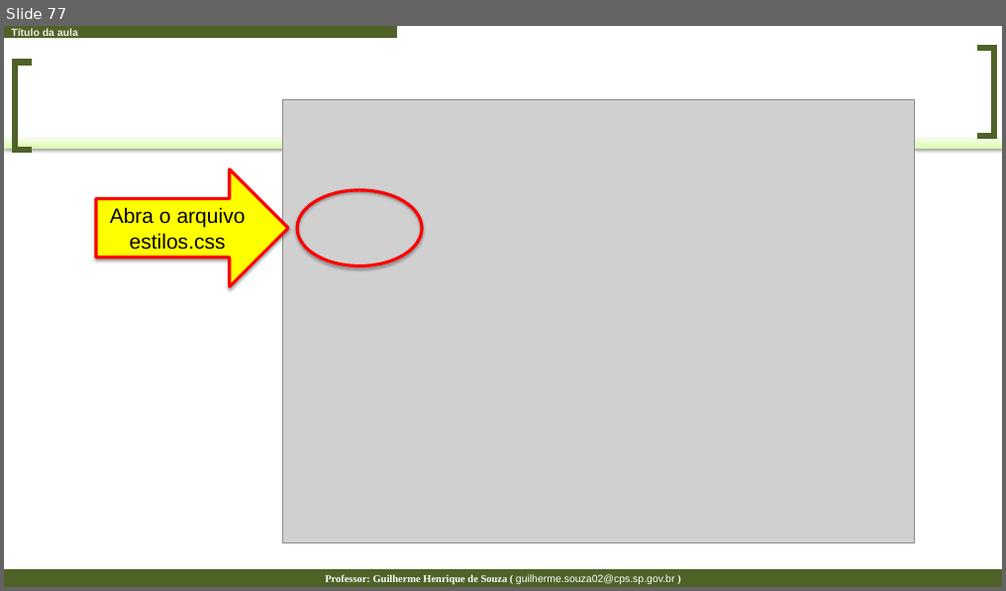
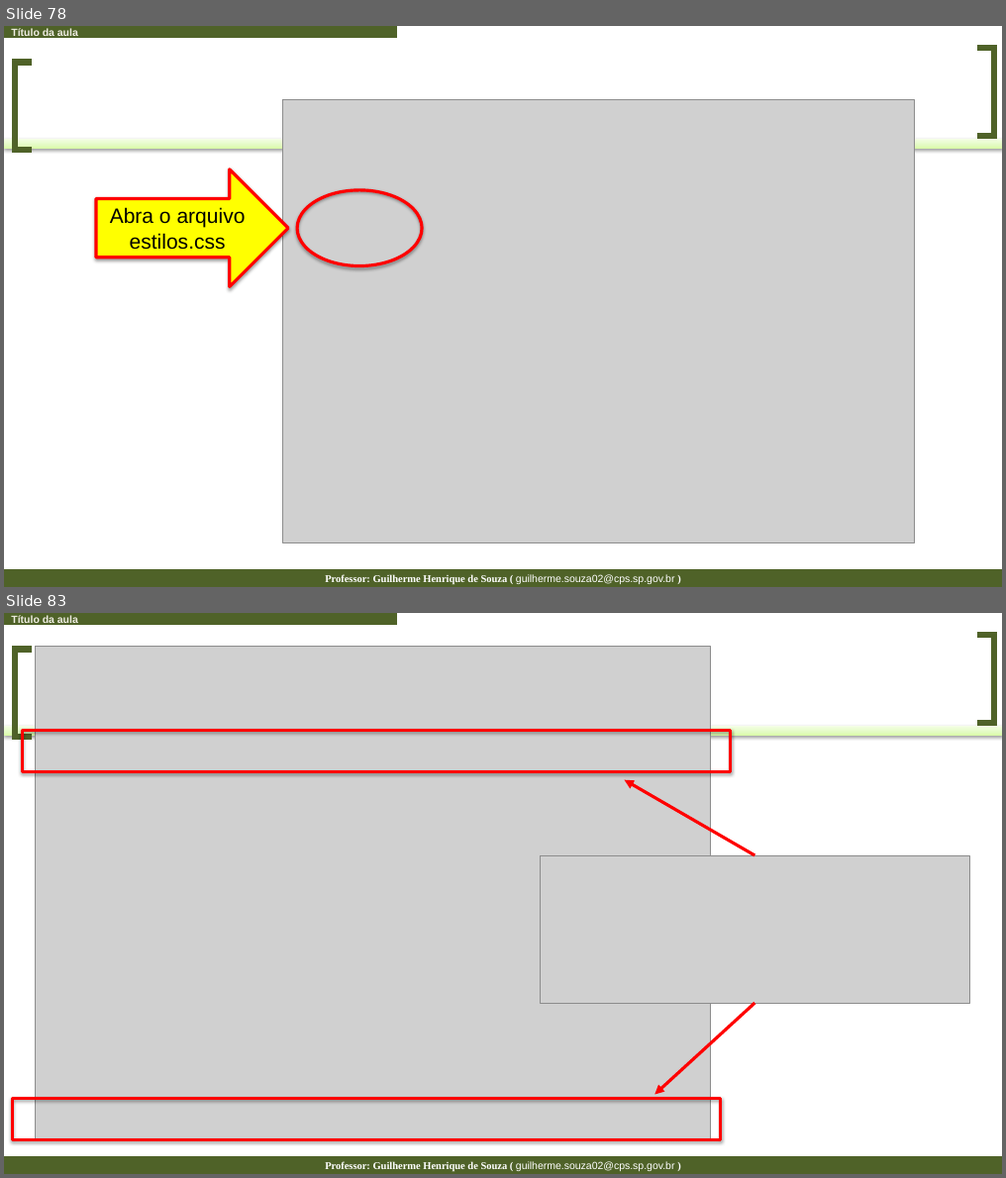
Before and after one commit to guilhermehsouza/AulaCSS, a slide deck: Aula 02 - Passo a Passo.pptx. Shown one above the other, each under a label of ours: slide 77 before the commit, slides 78 and 83 after it; the slides between them are not shown. The pictures are 1006x591 and 1006x1178 pixels, drawn with LibreOffice and Linux fonts; fonts in the diff are those of the drawing; grey boxes stand for pictures. Boxes give left, top, right and bottom in pixels: in the first picture for what was removed or moved away, otherwise in the second. Text is boxed around its words. In the diff, an @@ line names an element or a change of style, - is before the commit and + after.

```diff
--- a/Aula 02 - Passo a Passo.pptx
+++ b/Aula 02 - Passo a Passo.pptx
@@ slide 83 added at (4, 613, 1002, 1174), background #FFFFFF; not listed: 5 template elements that a slide beside it also shows @@
@@ picture added at (36, 647, 710, 1141) @@
@@ rectangle added at (22, 730, 731, 771), outline #FF0000 3 pt @@
@@ arrow added from (754, 856) to (625, 780), #FF0000 3 pt @@
@@ picture added at (540, 856, 969, 1003) @@
@@ arrow added from (754, 1003) to (654, 1095), #FF0000 3 pt @@
@@ rectangle added at (12, 1099, 721, 1141), outline #FF0000 3 pt @@
@@ what was slide 77 is now slide 78 @@
```
Also in this commit, not shown: 4 slides changed, 13 other slides added, 6 slides removed, 2 other files.
